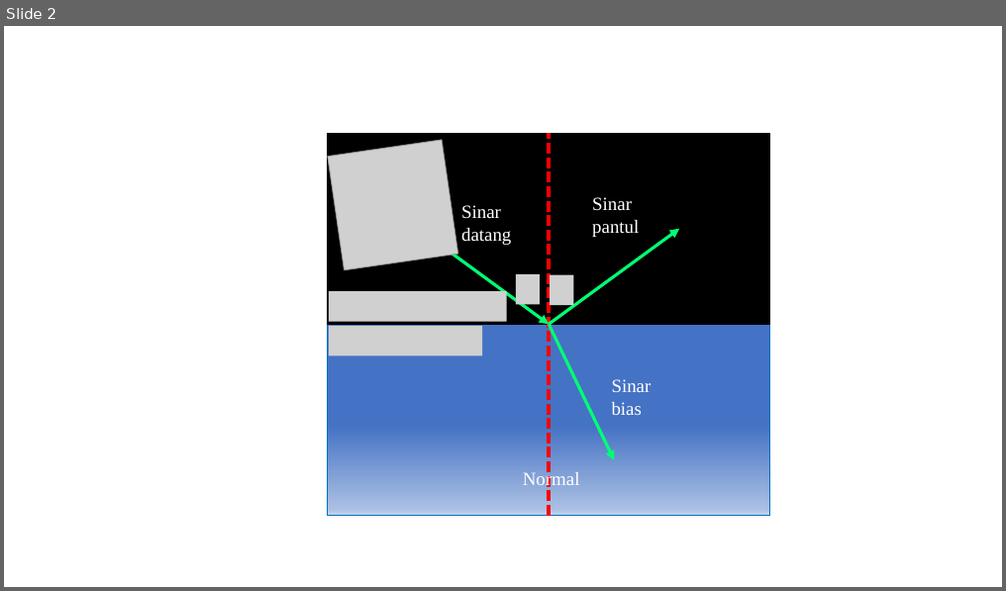
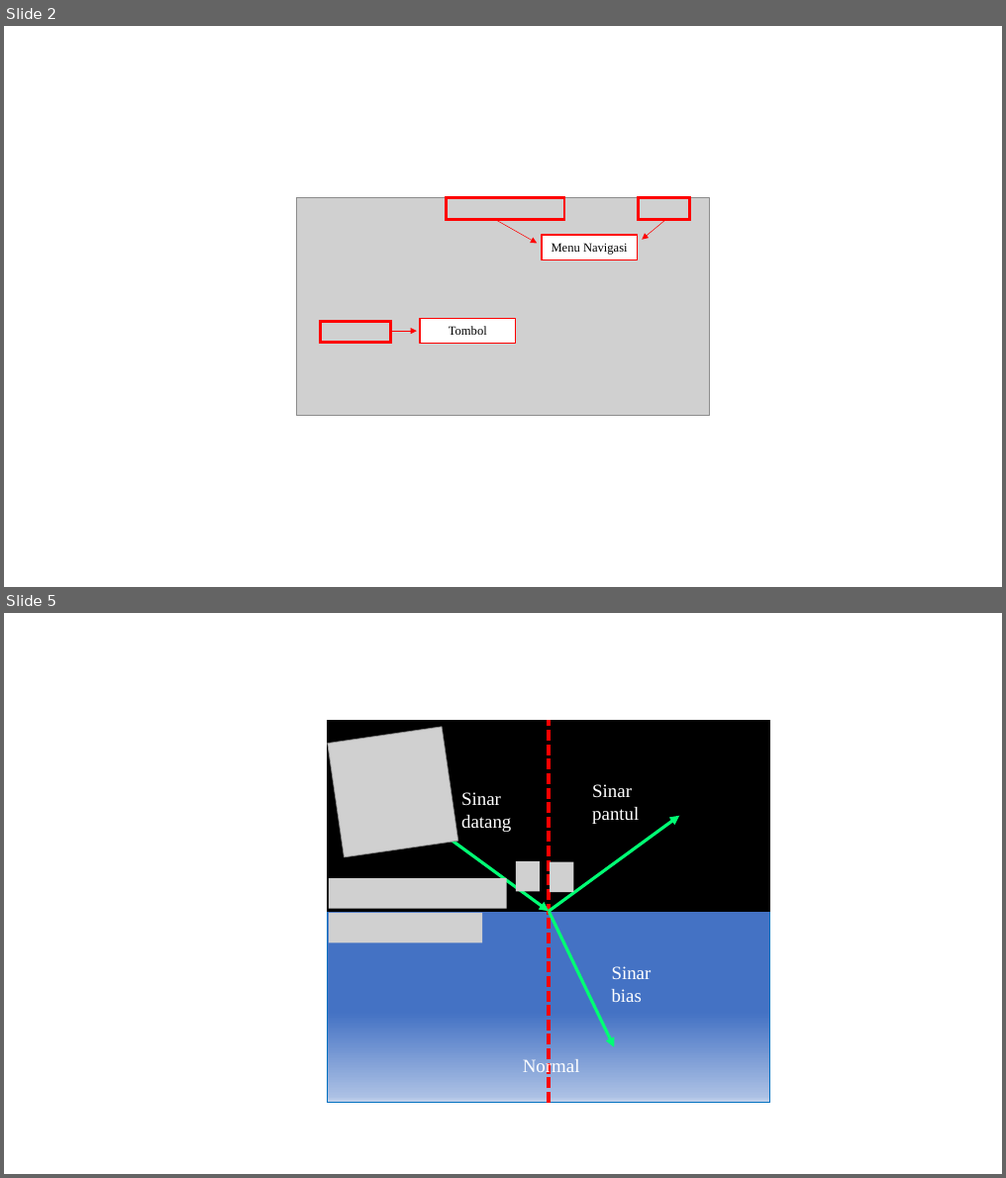
Before and after one commit to zahran1122/Sistem-Optik, a slide deck: Presentation1.pptx. Shown one above the other, each under a label of ours: slide 2 before the commit, slides 2 and 5 after it; the slides between them are not shown. The pictures are 1006x591 and 1006x1178 pixels, drawn with LibreOffice and Linux fonts; fonts in the diff are those of the drawing; grey boxes stand for pictures. Boxes give left, top, right and bottom in pixels: in the first picture for what was removed or moved away, otherwise in the second. Text is boxed around its words. In the diff, an @@ line names an element or a change of style, - is before the commit and + after.

```diff
--- a/Presentation1.pptx
+++ b/Presentation1.pptx
@@ slide 2 added at box(4, 26, 1002, 587), background #FFFFFF @@
@@ group added at box(297, 198, 709, 415): 5 rectangles, 3 arrows, 1 picture @@
+Menu Navigasi
+Tombol
@@ what was slide 2 is now slide 5 @@
```
Also in this commit, not shown: 2 other slides added, 9 other files.
